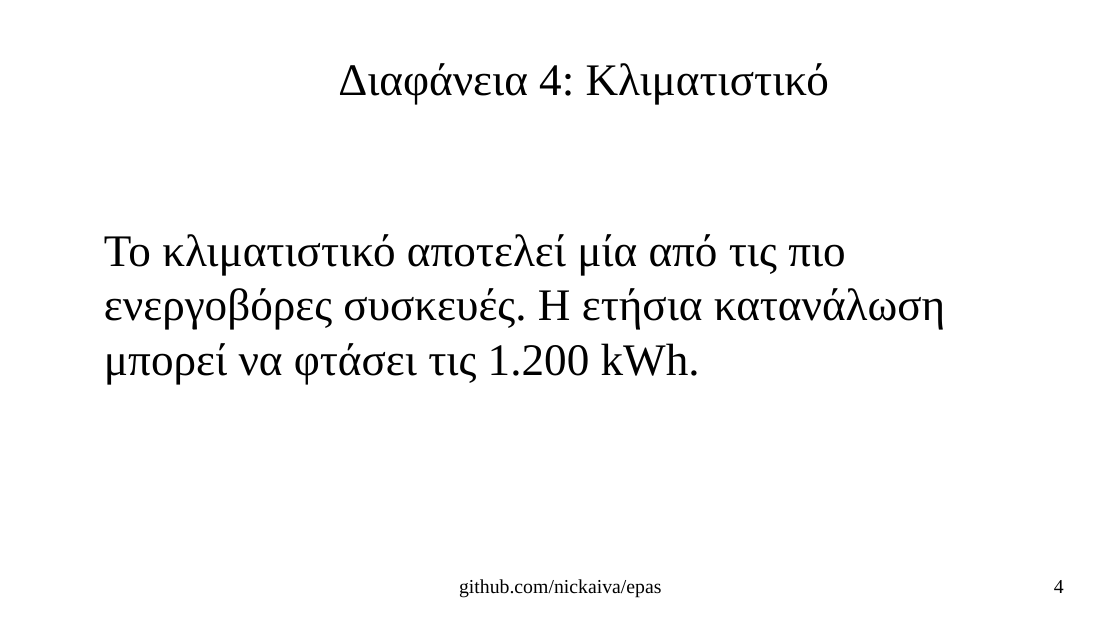
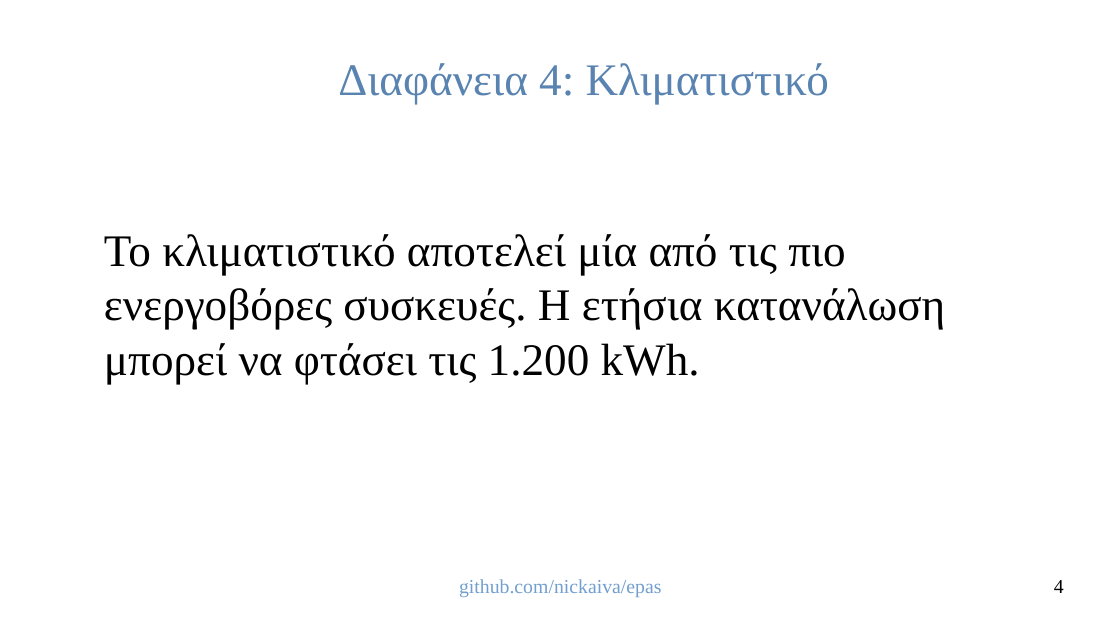
Before and after one commit to nickaiva/epas, a slide deck: slide 4 of HouseholdDevices.odp. Drawn at 1120x630 pixels with LibreOffice and Linux fonts; fonts in the diff are those of the drawing. Boxes give left, top, right and bottom in pixels: in the first picture for what was removed or moved away, otherwise in the second. Text is boxed around its words. In the diff, an @@ line names an element or a change of style, - is before the commit and + after.

```diff
--- a/HouseholdDevices.odp
+++ b/HouseholdDevices.odp
@@ title "Διαφάνεια 4: Κλιματιστικό" at <box>338,63,829,105</box>: text colour #000000 to #5983B0 @@
@@ text "github.com/nickaiva/epas" at <box>459,579,662,597</box>: text colour #000000 to #729FCF @@
```
Also in this commit, not shown: 9 other slides changed, 1 other file.
